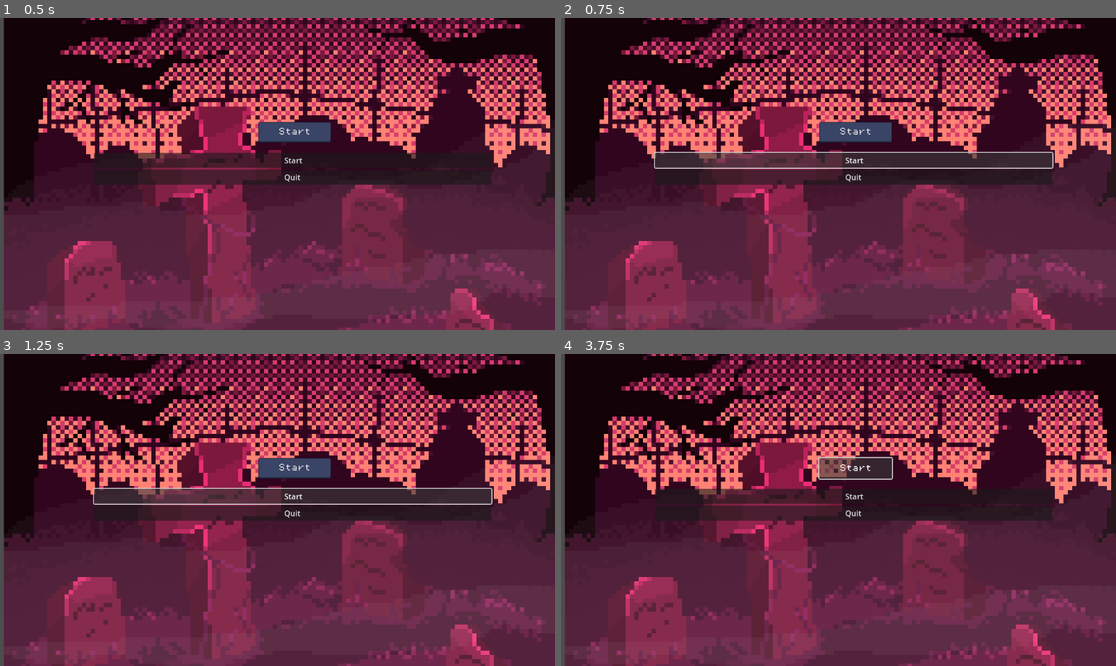
Above: before the commit, frames 1-4 (two rows, left to right).
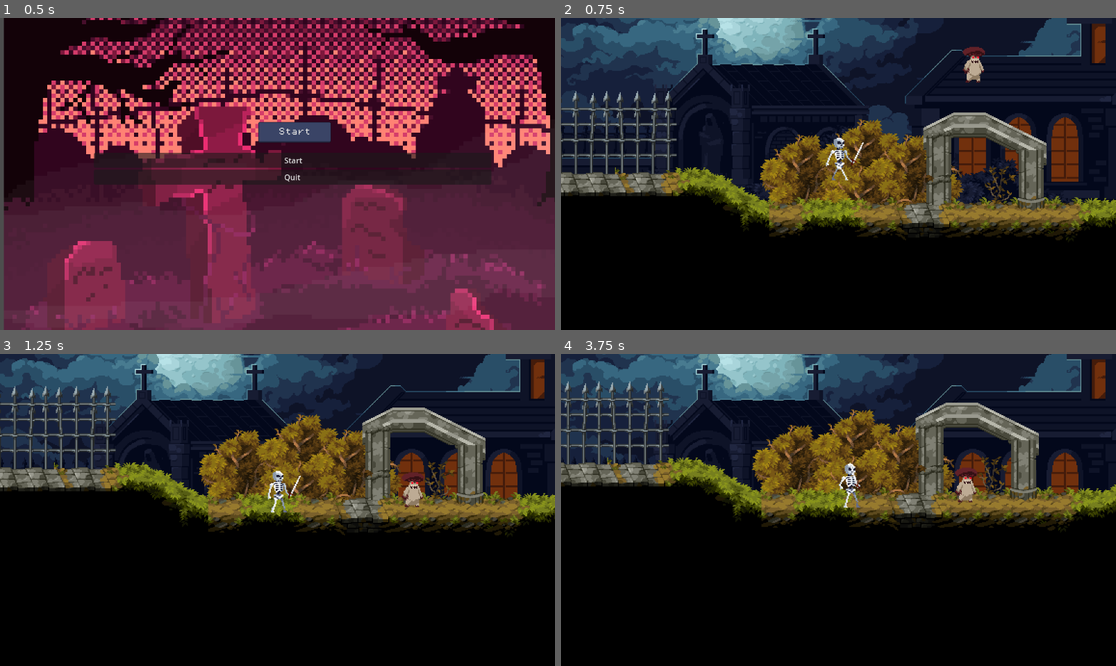
Above: after the commit, the same moments.

Repository: EdisonLing/skullsearch
Game: Godot game, scene res://scenes/menu.tscn
The game is run twice, just before and just after one commit, with the same random seed, the same clock (stepped at 60 frames per second) and the same inputs.
Inputs (mouse positions are in pixels of both pictures, inside the frame that each line leads up to):
- Up to frame 1 (0.5 s): no input
- Up to frame 2 (0.75 s): click "Start" at 0.5 s
- Up to frame 3 (1.25 s): no input
- Up to frame 4 (3.75 s): click (855, 497) at 1.25 s, where only the run before the commit has a clickable "Start"; click (855, 469) at 2 s, where only the run before the commit has a clickable "Start"; click (855, 469) at 2.75 s, where only the run before the commit has a clickable "Start"; hold Right (move_right) from 3.53 s (still down); tap E (attack) at 3.6 s

Frame 1 is identical in both runs. In frame 2, 99% of the frame differs, in the area x 0-100%, y 0-100%; in frame 3, 98%; in frame 4, 98%.

Commit message:
working harish and michael merge

Diff:
--- a/skull-search MICHAEL/scenes/level_0.tscn
+++ b/skull-search MICHAEL/scenes/level_0.tscn
@@ -1,14 +1,16 @@
-[gd_scene load_steps=46 format=3 uid="uid://b6c71mnjy1vv5"]
-
-[ext_resource type="PackedScene" uid="uid://c2yagd2e1q5p0" path="res://scenes/character_body_2d.tscn" id="1_1rwpw"]
-[ext_resource type="Texture2D" uid="uid://bymgue23j3aka" path="res://assets/sprites/Final/Final/brush.png" id="2_5ltuk"]
-[ext_resource type="Texture2D" uid="uid://b8hl3d6jefjhv" path="res://assets/sprites/Final/Final/Tiles.png" id="2_rp4ts"]
-[ext_resource type="Texture2D" uid="uid://chbynv41h2t77" path="res://assets/sprites/Final/Final/Salt.png" id="3_n78us"]
-[ext_resource type="Texture2D" uid="uid://msioxgb6dehx" path="res://assets/sprites/Final/Final/Background_0.png" id="4_o2fp3"]
-[ext_resource type="Texture2D" uid="uid://dw1ih7gqc04bh" path="res://assets/sprites/Final/Final/Background_1.png" id="5_etl2f"]
-[ext_resource type="Texture2D" uid="uid://40m7dmfvq4w5" path="res://assets/sprites/Final/Final/Grass_background_1.png" id="6_hk6ss"]
-[ext_resource type="Texture2D" uid="uid://wsql4476m22i" path="res://assets/sprites/Final/Final/Grass_background_2.png" id="7_ig6d3"]
-[ext_resource type="Texture2D" uid="uid://dvnucfjfljljh" path="res://assets/sprites/Final/Final/Background_Full.png" id="9_v7b62"]
+[gd_scene load_steps=48 format=3 uid="uid://b6c71mnjy1vv5"]
+
+[ext_resource type="PackedScene" uid="uid://dguok84354ukb" path="res://scenes/player.tscn" id="1_1rwpw"]
+[ext_resource type="Texture2D" uid="uid://bymgue23j3aka" path="res://assets/assets/sprites/Final/Final/brush.png" id="2_5ltuk"]
+[ext_resource type="Texture2D" uid="uid://b8hl3d6jefjhv" path="res://assets/assets/sprites/Final/Final/Tiles.png" id="2_rp4ts"]
+[ext_resource type="Texture2D" uid="uid://chbynv41h2t77" path="res://assets/assets/sprites/Final/Final/Salt.png" id="3_n78us"]
+[ext_resource type="Texture2D" uid="uid://msioxgb6dehx" path="res://assets/assets/sprites/Final/Final/Background_0.png" id="4_o2fp3"]
+[ext_resource type="Texture2D" uid="uid://dw1ih7gqc04bh" path="res://assets/assets/sprites/Final/Final/Background_1.png" id="5_etl2f"]
+[ext_resource type="Texture2D" uid="uid://40m7dmfvq4w5" path="res://assets/assets/sprites/Final/Final/Grass_background_1.png" id="6_hk6ss"]
+[ext_resource type="Texture2D" uid="uid://wsql4476m22i" path="res://assets/assets/sprites/Final/Final/Grass_background_2.png" id="7_ig6d3"]
+[ext_resource type="Texture2D" uid="uid://dvnucfjfljljh" path="res://assets/assets/sprites/Final/Final/Background_Full.png" id="9_v7b62"]
+[ext_resource type="PackedScene" uid="uid://cv8y4n14rll8g" path="res://scenes/mushroom.tscn" id="10_vy2kx"]
+[ext_resource type="PackedScene" uid="uid://dh3tvs1iexd8n" path="res://scenes/eyeball.tscn" id="11_hacy4"]
 
 [sub_resource type="TileSetAtlasSource" id="TileSetAtlasSource_nypym"]
 texture = ExtResource("2_rp4ts")
@@ -3463,3 +3465,9 @@
 texture = ExtResource("9_v7b62")
 centered = false
 offset = Vector2(0, -100)
+
+[node name="Mushroom" parent="." instance=ExtResource("10_vy2kx")]
+position = Vector2(140, -201)
+
+[node name="EYEBALL" parent="." instance=ExtResource("11_hacy4")]
+position = Vector2(597, -84)
--- a/skull-search MICHAEL/scripts/menu.gd
+++ b/skull-search MICHAEL/scripts/menu.gd
@@ -1,6 +1,6 @@
 extends Control
 func _on_start_pressed() -> void:
-	get_tree().change_scene_to_file()
+	get_tree().change_scene_to_file("res://scenes/level_0.tscn")
 
 
 func _on_quit_pressed() -> void:
--- a/skull-search MICHAEL/scripts/mushroom.gd
+++ b/skull-search MICHAEL/scripts/mushroom.gd
@@ -5,6 +5,8 @@
 var player = null
 
 func _physics_process(delta: float) -> void:
+	if not is_on_floor():
+		position.y += 4.9
 	if player_chase:
 		position += (player.position - position)/speed
 		$AnimatedSprite2D.play("walking")
@@ -15,7 +17,6 @@
 	else:
 		$AnimatedSprite2D.play("idle")
 	move_and_slide()
-	print("x: ",str(position.x),"   y: ", str(position.y))
 
 func _on_detection_area_body_entered(body: Node2D) -> void:
 	player = body
